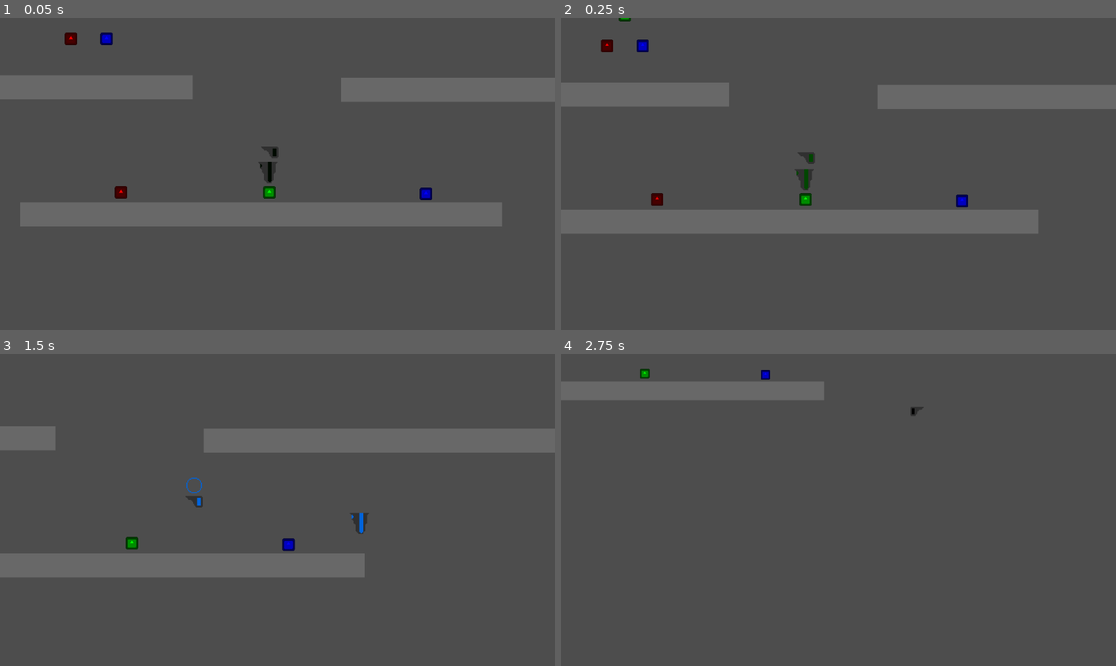
Above: before the commit, frames 1-4 (two rows, left to right).
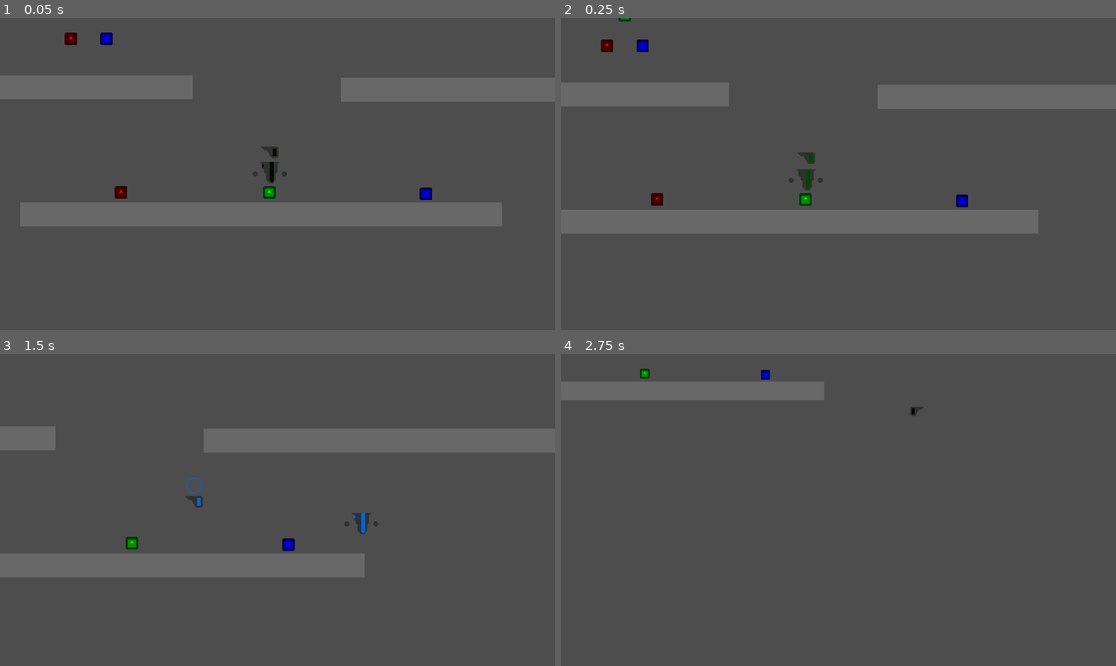
Above: after the commit, the same moments.

Repository: JD-909/RGBot
Game: Godot game, scene res://levels/test_grounds.tscn
The game is run twice, just before and just after one commit, with the same random seed, the same clock (stepped at 60 frames per second) and the same inputs. The engine's default icon, where the game draws it, is replaced by a stand-in: a white triangle on a blue panel in a dark square.
Inputs:
- Up to frame 1 (0.05 s): no input
- Up to frame 2 (0.25 s): no input
- Up to frame 3 (1.5 s): hold D (right_key) from 0.53 s (still down); tap X (special_key) at 0.6, 1.35 s; tap Space (jump_key) at 0.77 s
- Up to frame 4 (2.75 s): tap Space (jump_key) at 1.52 s; release D (right_key) at 2.03 s; hold A (left_key) from 2.03 s (still down); tap X (special_key) at 2.1 s

The runs differ from the first frame. In frame 1, 0.1% of the frame differs, in the area x 45-52%, y 46-53%; in frame 2, 0.1%; in frame 3, 0.1%, in the area x 62-69%, y 50-58%; in frame 4, nothing differs.

Commit message:
agrego manos al personaje

Diff:
--- a/character_files/character_1.gd
+++ b/character_files/character_1.gd
@@ -8,14 +8,17 @@
 var jump_force : float = -800
 var head_follow_speed : float = 20.0
 var head_rotation_speed : float = 0.3
+var hand_follow_speed : float = 20.0
 var head_fixed = false
 
-@onready var BodySprite = $Sprites/BodySprite
-@onready var BodyLightSprite = $Sprites/BodySprite/BodyLightSprite
+@onready var BodySprite = $BodySprites/BodySprite
+@onready var BodyLightSprite = $BodySprites/BodySprite/BodyLightSprite
 @onready var HeadSprite = $"../HeadSpriteBox/HeadSprite"
 @onready var HeadLightSprite = $"../HeadSpriteBox/HeadSprite/HeadLightSprite"
 @onready var SignSprite = $"../HeadSpriteBox/HeadSprite/SignSprite"
 @onready var HeadSpriteBox = $"../HeadSpriteBox"
+@onready var LeftHand = $"../HandSprites/HandSprite1"
+@onready var RightHand = $"../HandSprites/HandSprite2"
 
 func _ready() -> void:
 	$"../MultiTargetCam".add_target($".")
@@ -32,6 +35,7 @@
 		if head_follow_speed < HEAD_FOLLOW_MAX_SPEED:
 			head_follow_speed += 0.5
 		HeadSprite.global_position = HeadSprite.global_position.lerp($".".global_position + Vector2(0, -45), delta * head_follow_speed)
+
 
 	# direction tiene las teclas de direccion
 	var direction : float = Input.get_axis("left_key", "right_key")
@@ -97,6 +101,11 @@
 	# No olvidarse de move and slide
 	move_and_slide()
 
+	LeftHand.global_position.y = LeftHand.global_position.lerp($".".global_position + Vector2(-15,0), delta * hand_follow_speed).y
+	RightHand.global_position.y = RightHand.global_position.lerp($".".global_position + Vector2(15,0), delta * hand_follow_speed).y
+	LeftHand.global_position.x = BodySprite.global_position.x - 30
+	RightHand.global_position.x = BodySprite.global_position.x + 30
+
 
 func add_color(color : Color) -> void:
 	BodyLightSprite.add_color(color)
--- a/character_files/character_1.tscn
+++ b/character_files/character_1.tscn
@@ -1,7 +1,7 @@
 [gd_scene load_steps=6 format=3 uid="uid://6ofmek7s3xxs"]
 
 [ext_resource type="Script" uid="uid://nh4psug2ovil" path="res://character_files/character_1.gd" id="1_l82gq"]
-[ext_resource type="Texture2D" uid="uid://dvk8caj5l7lpt" path="res://sprites/pixilart-drawing(1).png" id="2_pw62m"]
+[ext_resource type="Texture2D" uid="uid://cdwsis50v740f" path="res://sprites/pixil-frame-0(1).png" id="2_faks2"]
 [ext_resource type="Texture2D" uid="uid://knpokuyes2mo" path="res://sprites/pixil-frame-0(3).png" id="3_jb520"]
 [ext_resource type="Script" uid="uid://bos2gtdta6g41" path="res://character_files/light_sprite.gd" id="4_pw62m"]
 
@@ -17,16 +17,16 @@
 [node name="CollisionShape2D" type="CollisionShape2D" parent="."]
 shape = SubResource("CapsuleShape2D_ny28x")
 
-[node name="Sprites" type="Node2D" parent="."]
+[node name="BodySprites" type="Node2D" parent="."]
 
-[node name="BodySprite" type="Sprite2D" parent="Sprites"]
-texture = ExtResource("2_pw62m")
+[node name="BodySprite" type="Sprite2D" parent="BodySprites"]
+texture = ExtResource("2_faks2")
 region_enabled = true
-region_rect = Rect2(21, 16, 24, 24)
+region_rect = Rect2(21, 16, 20, 24)
 
-[node name="BodyLightSprite" type="Sprite2D" parent="Sprites/BodySprite"]
+[node name="BodyLightSprite" type="Sprite2D" parent="BodySprites/BodySprite"]
 modulate = Color(0, 0, 0, 1)
 texture = ExtResource("3_jb520")
 region_enabled = true
-region_rect = Rect2(21, 16, 24, 24)
+region_rect = Rect2(21, 16, 20, 24)
 script = ExtResource("4_pw62m")
--- a/character_files/character_box.tscn
+++ b/character_files/character_box.tscn
@@ -1,7 +1,8 @@
-[gd_scene load_steps=4 format=3 uid="uid://c7gsvxjnpnwwr"]
+[gd_scene load_steps=5 format=3 uid="uid://c7gsvxjnpnwwr"]
 
 [ext_resource type="PackedScene" uid="uid://6ofmek7s3xxs" path="res://character_files/character_1.tscn" id="1_o2arb"]
 [ext_resource type="PackedScene" uid="uid://bwbj22k6obmd3" path="res://character_files/head_sprite.tscn" id="2_3rm4u"]
+[ext_resource type="Texture2D" uid="uid://cdwsis50v740f" path="res://sprites/pixil-frame-0(1).png" id="4_evuk4"]
 [ext_resource type="Script" uid="uid://phrd3vkmk0ol" path="res://character_files/multi_target_camera.gd" id="7_jbfbp"]
 
 [node name="CharacterBox" type="Node2D"]
@@ -17,3 +18,18 @@
 [node name="MultiTargetCam" type="Camera2D" parent="."]
 position_smoothing_enabled = true
 script = ExtResource("7_jbfbp")
+
+[node name="HandSprites" type="Node2D" parent="."]
+scale = Vector2(2, 2)
+
+[node name="HandSprite1" type="Sprite2D" parent="HandSprites"]
+position = Vector2(-15, 0)
+texture = ExtResource("4_evuk4")
+region_enabled = true
+region_rect = Rect2(9.828293, 25.547367, 11.510963, 13.129688)
+
+[node name="HandSprite2" type="Sprite2D" parent="HandSprites"]
+position = Vector2(15, 0)
+texture = ExtResource("4_evuk4")
+region_enabled = true
+region_rect = Rect2(9.828293, 25.547367, 11.510963, 13.129688)
--- a/character_files/head_sprite.tscn
+++ b/character_files/head_sprite.tscn
@@ -1,6 +1,6 @@
 [gd_scene load_steps=6 format=3 uid="uid://bwbj22k6obmd3"]
 
-[ext_resource type="Texture2D" uid="uid://dvk8caj5l7lpt" path="res://sprites/pixilart-drawing(1).png" id="1_4hxj2"]
+[ext_resource type="Texture2D" uid="uid://cdwsis50v740f" path="res://sprites/pixil-frame-0(1).png" id="1_4hxj2"]
 [ext_resource type="Texture2D" uid="uid://sblh1wlk1tq7" path="res://sprites/pixil-frame-0(4).png" id="2_s2bby"]
 [ext_resource type="Script" uid="uid://nyb750pskksx" path="res://character_files/sign_sprite.gd" id="3_qepwk"]
 [ext_resource type="Texture2D" uid="uid://knpokuyes2mo" path="res://sprites/pixil-frame-0(3).png" id="4_wfblg"]
Binary file added: sprites/pixil-frame-0(1).png
Not shown, added: sprites/pixil-frame-0(1).png.import
Binary file removed: sprites/pixilart-drawing(1).png
